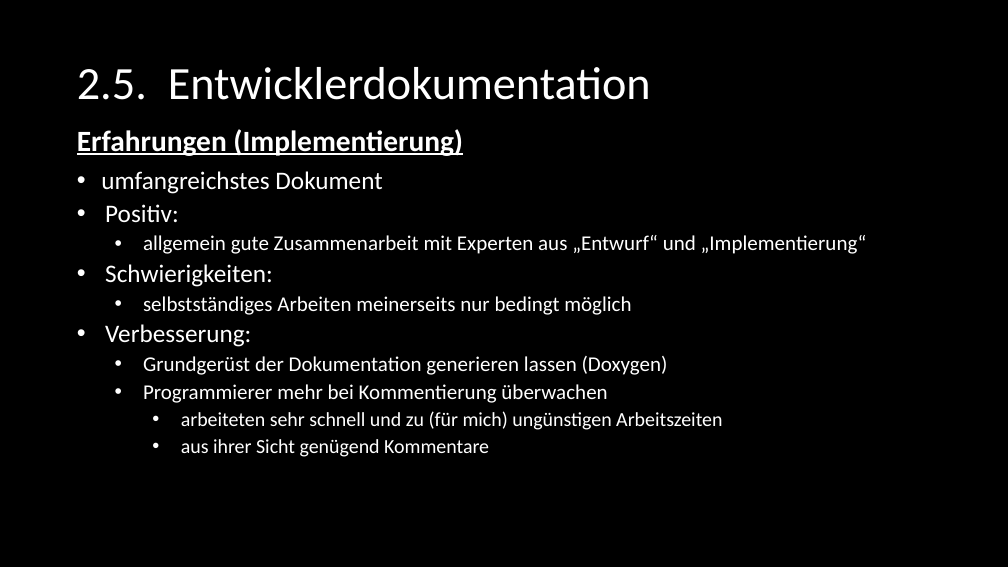
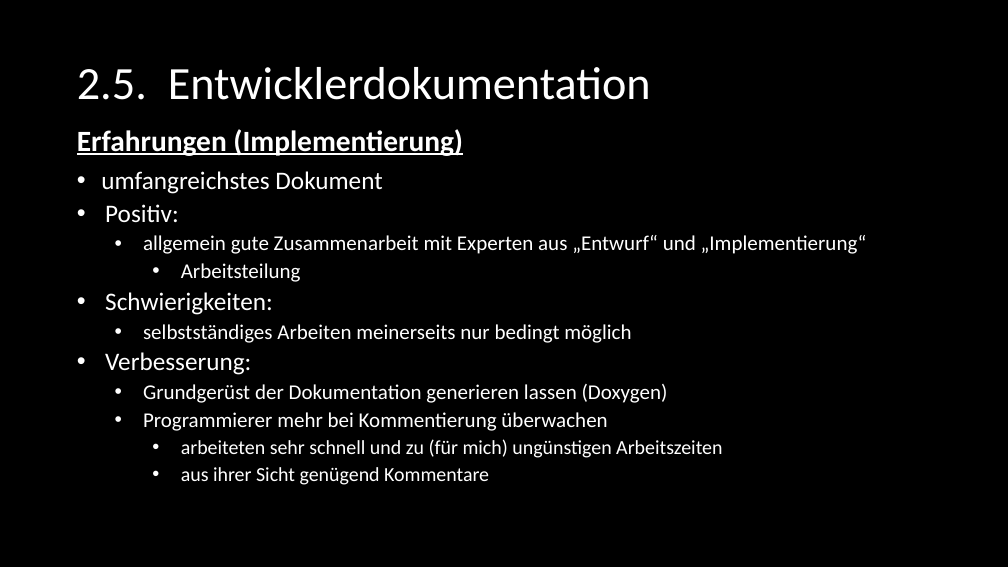
Before and after one commit to SE-Beleggruppe/Beleg_Planung, a slide deck: slide 21 of Präsentation/Felix - Dokumentation/SE_Dokumentation.pptx. Drawn at 1008x567 pixels with LibreOffice and Linux fonts; fonts in the diff are those of the drawing. Boxes give left, top, right and bottom in pixels: in the first picture for what was removed or moved away, otherwise in the second. Text is boxed around its words. In the diff, an @@ line names an element or a change of style, - is before the commit and + after.

```diff
--- a/Präsentation/Felix - Dokumentation/SE_Dokumentation.pptx
+++ b/Präsentation/Felix - Dokumentation/SE_Dokumentation.pptx
@@ text at box(181, 263, 301, 282): paragraph added @@
+            • Arbeitsteilung
```
Also in this commit, not shown: 2 other slides changed, 1 other file.
